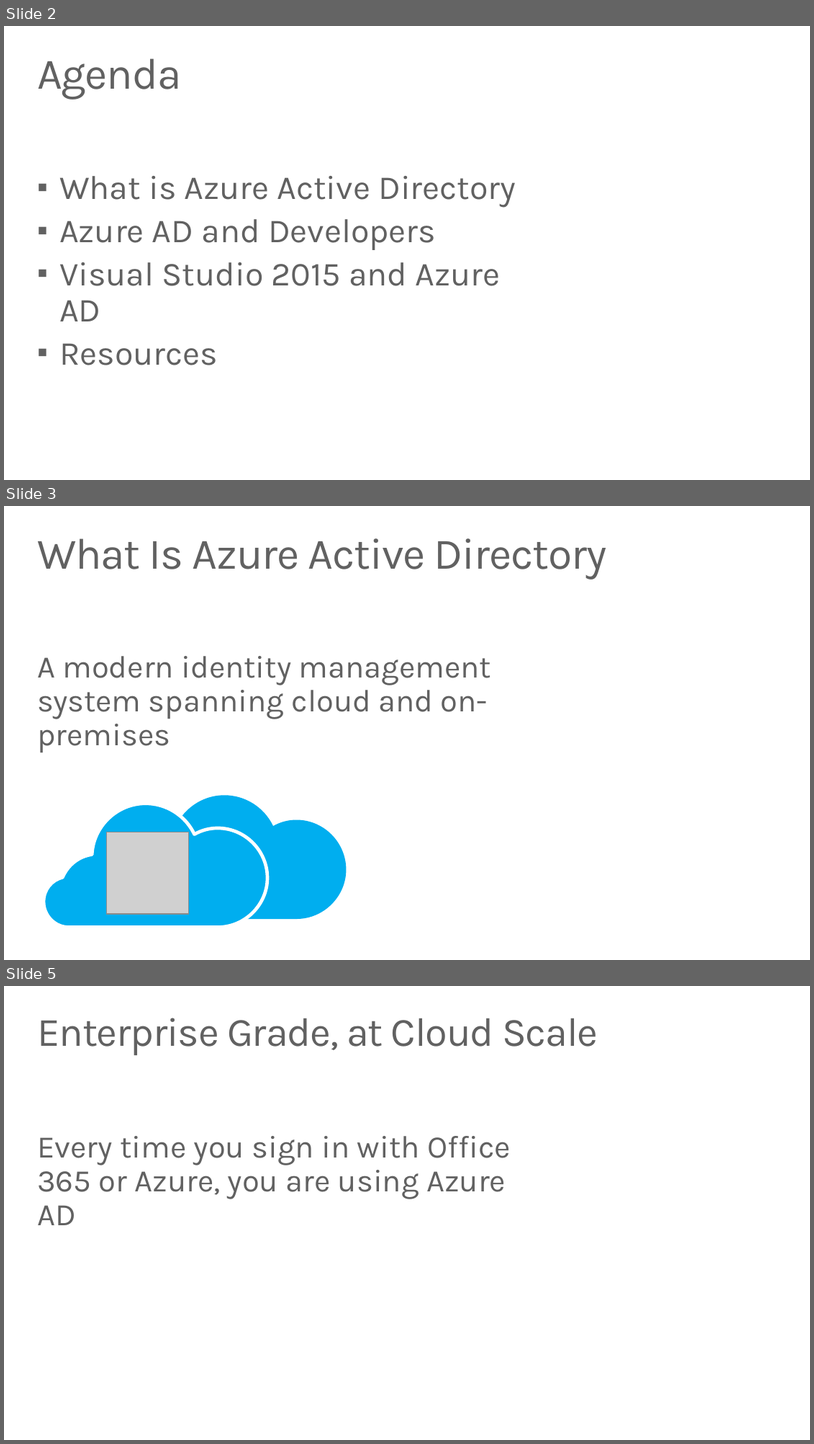
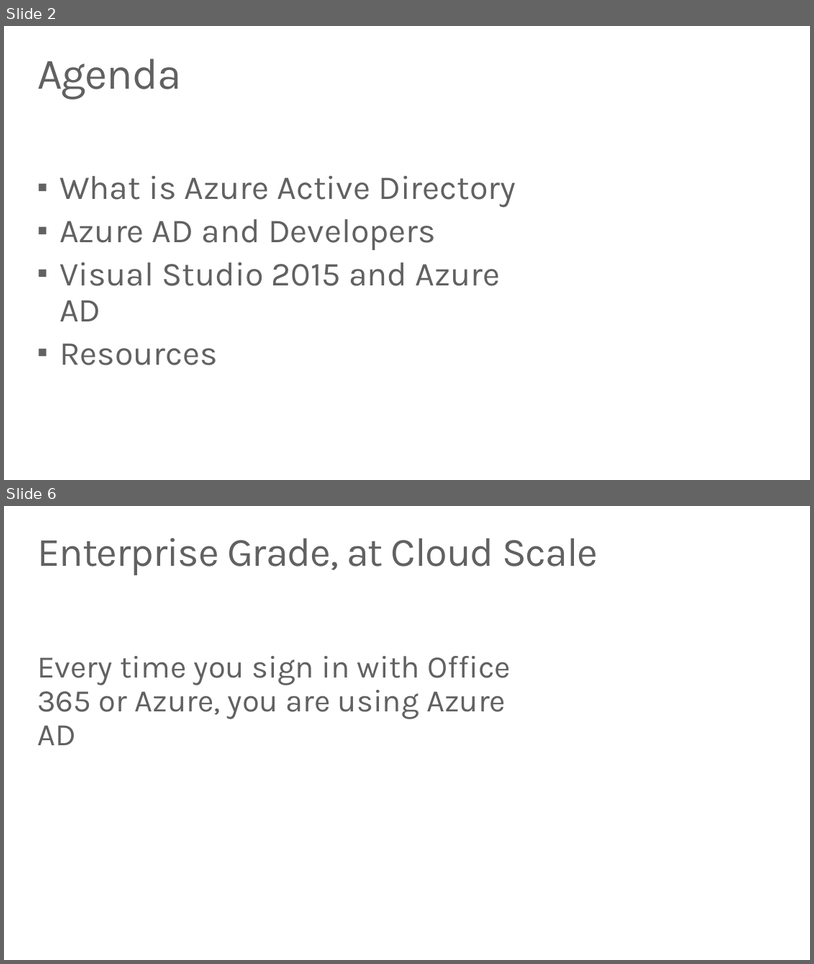
Before and after one commit to kdebnath/manipalglobal-azure, a slide deck: Decks/Azure AD.pptx. Shown one above the other, each under a label of ours: slides 2, 3 and 5 before the commit, slides 2 and 6 after it; the slides between them are not shown. The pictures are 814x1444 and 814x964 pixels, drawn with LibreOffice and Linux fonts; fonts in the diff are those of the drawing; grey boxes stand for pictures. Boxes give left, top, right and bottom in pixels: in the first picture for what was removed or moved away, otherwise in the second. Text is boxed around its words. In the diff, an @@ line names an element or a change of style, - is before the commit and + after.

```diff
--- a/Decks/Azure AD.pptx
+++ b/Decks/Azure AD.pptx
@@ slide 3 removed at [4, 506, 810, 960], background #FFFFFF @@
@@ title removed at [37, 538, 607, 579] @@
-What Is Azure Active Directory
@@ text removed at [37, 656, 491, 752] @@
-A modern identity management system spanning cloud and on-premises
@@ freeform shape removed at [44, 803, 268, 927] @@
@@ freeform shape removed at [123, 795, 347, 918] @@
@@ picture removed at [107, 831, 190, 914] @@
@@ what was slide 5 is now slide 6 @@
```
Also in this commit, not shown: 3 slides added, 1 other slide removed.
